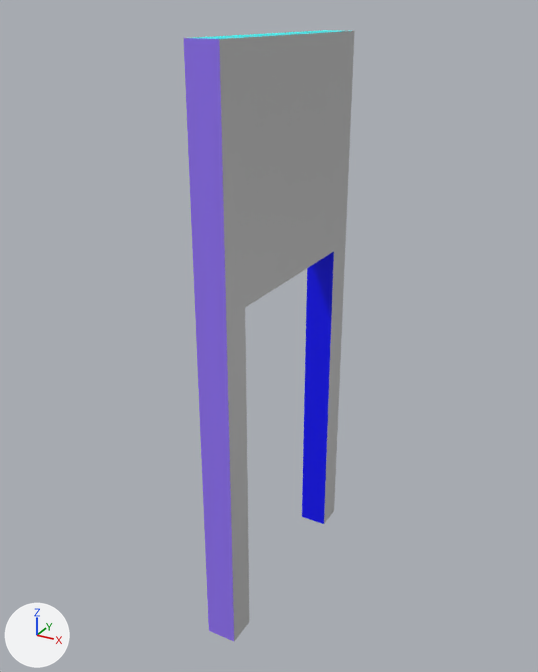
Two versions of the FBX model Assets/_Project/3D Assets/Import_Models/ModularElements/Wall/Mesh_Wall_10.FBX, one commit apart.
Camera for both pictures: a camera (50 mm lens) standing at (2.19, -3.14, 3.83) and looking at (0.04, 0.78, 1.87). Arrows for +X, +Y and +Z are at lower left; the lights stay in place. Where no turn or scale is listed for an object, it has been applied to the vertices.

Names of what the first picture shows: 'Mesh_Wall_10'.
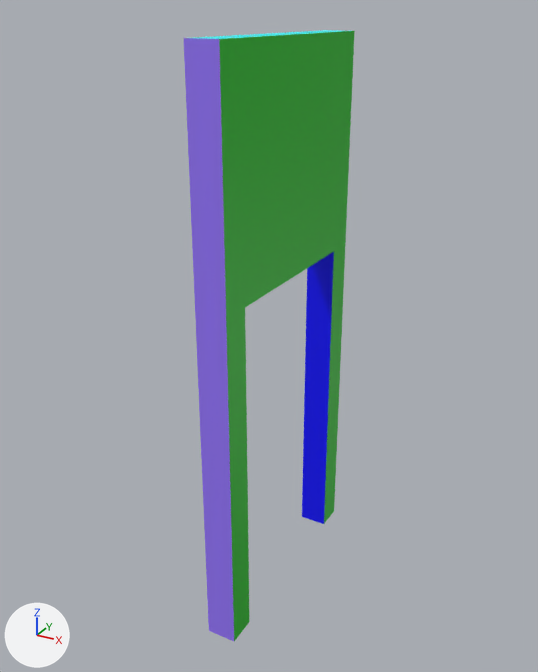
Changed parts and their boxes (x1, y1, x2, y2) in the pictures (538 x 672 px):
'Mesh_Wall_10', recoloured (grey to green): (216, 30, 355, 641) in both

Patch to the scene script:
```diff
--- a/Assets/_Project/3D Assets/Import_Models/ModularElements/Wall/Mesh_Wall_10.FBX.py
+++ b/Assets/_Project/3D Assets/Import_Models/ModularElements/Wall/Mesh_Wall_10.FBX.py
@@ mat_m_color01 @@
 mat_m_color01 = principled_material('M_Color01')
-mat_m_color01.base_color = (0.5, 0.5, 0.5)  # grey #bcbcbc
+mat_m_color01.base_color = (0.0, 0.494, 0.0)  # green #00bb00
```
